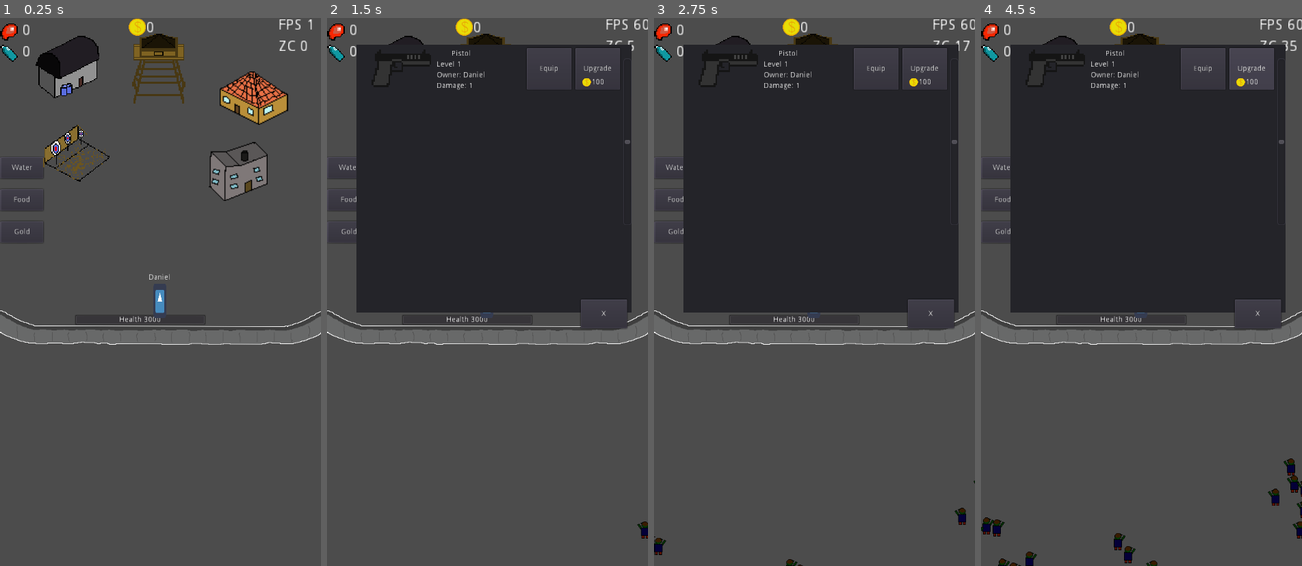
Above: before the commit, frames 1-4 (left to right).
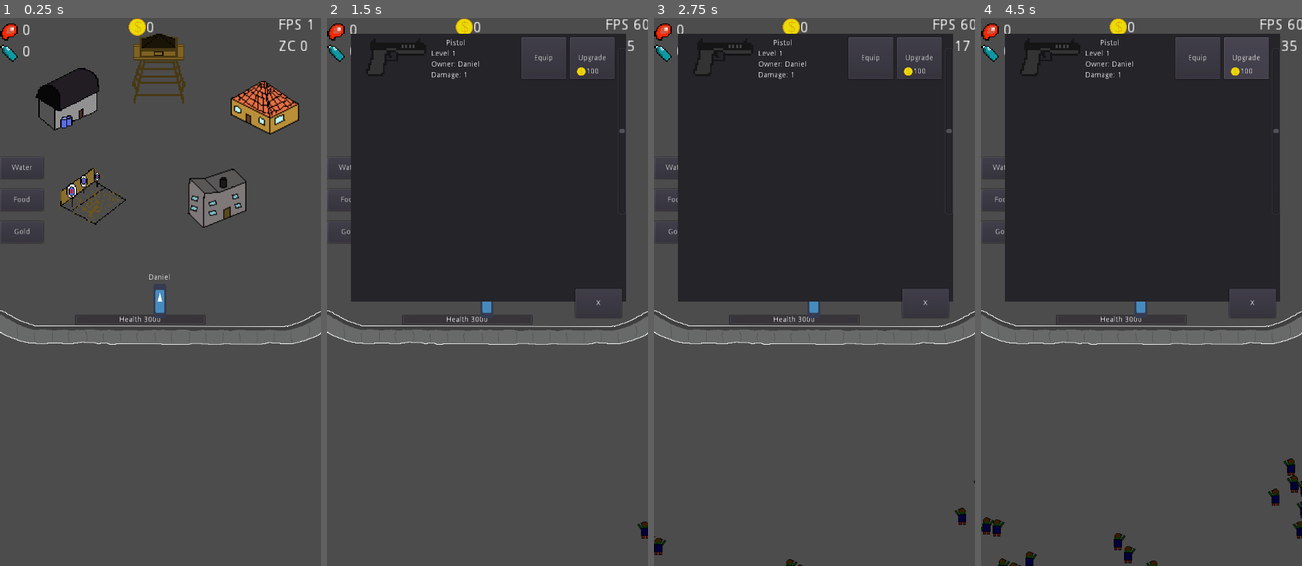
Above: after the commit, the same moments.

Repository: stranker/CLICKER_Z
Game: Godot game, scene res://Scene/MainScene.tscn
The game is run twice, just before and just after one commit, with the same random seed, the same clock (stepped at 60 frames per second) and the same inputs. The engine's default icon, where the game draws it, is replaced by a stand-in: a white triangle on a blue panel in a dark square.
Inputs (mouse positions are in pixels of both pictures, inside the frame that each line leads up to; where the layout moved, square brackets give the same spot in the first picture):
- Up to frame 1 (0.25 s): no input
- Up to frame 2 (1.5 s): click (590, 105) [580, 100] at 0.5 s; click (394, 100) [394, 67] at 1.25 s
- Up to frame 3 (2.75 s): click (872, 198) [891, 171] at 2 s
- Up to frame 4 (4.5 s): click (1074, 193) [1058, 155] at 2.75 s; click (1138, 67) at 3.5 s; click "Upgrade" at 4.25 s

The runs differ from the first frame. In frame 1, 6.9% of the frame differs, in the area x 11-94%, y 3-39%; in frame 2, 5.6%; in frame 3, 5.6%; in frame 4, 5.8%.

Commit message:
Add train survivor || FALTA INFO DE LOS MISMOS!

Diff:
--- a/Object/Buildings/Armory.tscn
+++ b/Object/Buildings/Armory.tscn
@@ -62,10 +62,10 @@
 anchor_top = 0.0
 anchor_right = 0.0
 anchor_bottom = 0.0
-margin_left = 400.0
-margin_top = 80.0
-margin_right = 464.0
-margin_bottom = 130.0
+margin_left = 431.0
+margin_top = 118.0
+margin_right = 495.0
+margin_bottom = 168.0
 rect_scale = Vector2( 2, 2 )
 rect_pivot_offset = Vector2( 0, 0 )
 focus_mode = 2
--- a/Object/Buildings/Buildings.tscn
+++ b/Object/Buildings/Buildings.tscn
@@ -25,7 +25,7 @@
 	pass"
 _sections_unfolded = [ "Resource" ]
 
-[node name="Buildings" type="CanvasLayer" index="0"]
+[node name="Buildings" type="CanvasLayer"]
 
 layer = 1
 offset = Vector2( 0, 0 )
@@ -36,23 +36,12 @@
 
 [node name="Armory" parent="." index="0" instance=ExtResource( 1 )]
 
-margin_left = 10.0
-margin_top = 20.0
-margin_right = -589.0
-margin_bottom = -1003.0
-rect_clip_content = false
-
 [node name="Deposit" parent="." index="1" instance=ExtResource( 2 )]
 
 margin_right = -590.0
 margin_bottom = -1014.0
 
 [node name="Houses" parent="." index="2" instance=ExtResource( 3 )]
-
-margin_left = 40.0
-margin_top = 70.0
-margin_right = -559.0
-margin_bottom = -953.0
 
 [node name="TrainingField" parent="." index="3" instance=ExtResource( 4 )]
 
--- a/Object/Buildings/Deposit.tscn
+++ b/Object/Buildings/Deposit.tscn
@@ -35,7 +35,6 @@
 margin_right = -599.0
 margin_bottom = -1023.0
 rect_pivot_offset = Vector2( 0, 0 )
-rect_clip_content = false
 mouse_filter = 0
 mouse_default_cursor_shape = 0
 size_flags_horizontal = 1
@@ -50,11 +49,10 @@
 anchor_right = 0.0
 anchor_bottom = 0.0
 margin_left = 50.0
-margin_top = 30.0
+margin_top = 90.0
 margin_right = 200.0
-margin_bottom = 150.0
+margin_bottom = 210.0
 rect_pivot_offset = Vector2( 0, 0 )
-rect_clip_content = false
 focus_mode = 2
 mouse_filter = 0
 mouse_default_cursor_shape = 0
--- a/Object/Buildings/Houses.tscn
+++ b/Object/Buildings/Houses.tscn
@@ -22,7 +22,7 @@
 	$HousePanel.hide()"
 _sections_unfolded = [ "Resource" ]
 
-[node name="Houses" type="Control" index="0"]
+[node name="Houses" type="Control"]
 
 anchor_left = 0.0
 anchor_top = 0.0
@@ -31,7 +31,6 @@
 margin_right = -599.0
 margin_bottom = -1023.0
 rect_pivot_offset = Vector2( 0, 0 )
-rect_clip_content = false
 mouse_filter = 0
 mouse_default_cursor_shape = 0
 size_flags_horizontal = 1
@@ -46,11 +45,10 @@
 anchor_right = 0.0
 anchor_bottom = 0.0
 margin_left = 350.0
-margin_top = 160.0
+margin_top = 280.0
 margin_right = 460.0
-margin_bottom = 274.0
+margin_bottom = 394.0
 rect_pivot_offset = Vector2( 0, 0 )
-rect_clip_content = false
 focus_mode = 2
 mouse_filter = 0
 mouse_default_cursor_shape = 0
--- a/Object/Buildings/TrainingField.tscn
+++ b/Object/Buildings/TrainingField.tscn
@@ -32,7 +32,6 @@
 margin_right = -599.0
 margin_bottom = -1023.0
 rect_pivot_offset = Vector2( 0, 0 )
-rect_clip_content = false
 mouse_filter = 0
 mouse_default_cursor_shape = 0
 size_flags_horizontal = 1
@@ -46,12 +45,11 @@
 anchor_top = 0.0
 anchor_right = 0.0
 anchor_bottom = 0.0
-margin_left = 80.0
-margin_top = 190.0
-margin_right = 204.0
-margin_bottom = 314.0
+margin_left = 110.0
+margin_top = 270.0
+margin_right = 234.0
+margin_bottom = 394.0
 rect_pivot_offset = Vector2( 0, 0 )
-rect_clip_content = false
 focus_mode = 2
 mouse_filter = 0
 mouse_default_cursor_shape = 0
--- a/Object/Characters/Survivor.gd
+++ b/Object/Characters/Survivor.gd
@@ -11,16 +11,15 @@
 var weapon_scene = preload("res://Object/Weapon.tscn")
 var weapon
 # SHOOTING TIME SURVIVORS
-var shoot_time = 4
+var shoot_time = 0
 # TRAINING VARIABLES
 # Player
 var player_income = 0
-var player_critic = 10
+var player_critic = 5
+# NPC
+var npc_critic = 3
 
 func _ready():
-	if survivor_type != TYPE_PLAYER:
-		$ShootTime.wait_time = shoot_time
-		$ShootTime.start()
 	pass
 
 func create_survivor(nam,inf,lvl):
@@ -34,6 +33,8 @@
 	add_child(weapon)
 	weapon.position = $WeaponPos.position
 	$Name.text = survivor_name
+	shoot_time = 4
+	$ShootTime.wait_time = shoot_time
 	pass
 
 func create_player(nam):
@@ -57,13 +58,16 @@
 		player_income += 1
 		Global.player_income = player_income
 		player_critic += 1
+	else:
+		npc_critic += 1
+		shoot_time -= 0.1
 	pass
 
 func get_critic():
 	if survivor_type == TYPE_PLAYER:
 		return player_critic
 	else:
-		return 0
+		return npc_critic
 	pass
 
 func set_weapon(weap):
--- a/Object/Characters/Survivor.tscn
+++ b/Object/Characters/Survivor.tscn
@@ -3,7 +3,7 @@
 [ext_resource path="res://Object/Characters/Survivor.gd" type="Script" id=1]
 [ext_resource path="res://icon.png" type="Texture" id=2]
 
-[node name="Survivor" type="Node2D"]
+[node name="Survivor" type="Node2D" index="0"]
 
 script = ExtResource( 1 )
 
@@ -35,7 +35,6 @@
 margin_right = 120.0
 margin_bottom = -36.0
 rect_pivot_offset = Vector2( 0, 0 )
-rect_clip_content = false
 mouse_filter = 2
 mouse_default_cursor_shape = 0
 size_flags_horizontal = 1
--- a/Scene/MainScene.tscn
+++ b/Scene/MainScene.tscn
@@ -167,14 +167,13 @@
 "
 _sections_unfolded = [ "Resource" ]
 
-[node name="MainScene" type="Control"]
+[node name="MainScene" type="Control" index="0"]
 
 anchor_left = 0.0
 anchor_top = 0.0
 anchor_right = 1.0
 anchor_bottom = 1.0
 rect_pivot_offset = Vector2( 0, 0 )
-rect_clip_content = false
 mouse_filter = 0
 mouse_default_cursor_shape = 0
 size_flags_horizontal = 1
@@ -201,7 +200,6 @@
 margin_bottom = 14.0
 rect_scale = Vector2( 2, 2 )
 rect_pivot_offset = Vector2( 0, 0 )
-rect_clip_content = false
 mouse_filter = 2
 mouse_default_cursor_shape = 0
 size_flags_horizontal = 1
@@ -223,7 +221,6 @@
 margin_bottom = 54.0
 rect_scale = Vector2( 2, 2 )
 rect_pivot_offset = Vector2( 0, 0 )
-rect_clip_content = false
 mouse_filter = 2
 mouse_default_cursor_shape = 0
 size_flags_horizontal = 1
@@ -246,7 +243,6 @@
 margin_bottom = 19.0
 rect_scale = Vector2( 2, 2 )
 rect_pivot_offset = Vector2( 0, 0 )
-rect_clip_content = false
 mouse_filter = 2
 mouse_default_cursor_shape = 0
 size_flags_horizontal = 1
@@ -269,7 +265,6 @@
 margin_bottom = 23.0
 rect_scale = Vector2( 0.5, 0.5 )
 rect_pivot_offset = Vector2( 0, 0 )
-rect_clip_content = false
 mouse_filter = 1
 mouse_default_cursor_shape = 0
 size_flags_horizontal = 1
@@ -291,7 +286,6 @@
 margin_bottom = 24.0
 rect_scale = Vector2( 2, 2 )
 rect_pivot_offset = Vector2( 0, 0 )
-rect_clip_content = false
 mouse_filter = 2
 mouse_default_cursor_shape = 0
 size_flags_horizontal = 1
@@ -312,7 +306,6 @@
 margin_right = -4.0
 margin_bottom = 9.0
 rect_pivot_offset = Vector2( 0, 0 )
-rect_clip_content = false
 mouse_filter = 1
 mouse_default_cursor_shape = 0
 size_flags_horizontal = 1
@@ -334,7 +327,6 @@
 margin_bottom = 64.0
 rect_scale = Vector2( 2, 2 )
 rect_pivot_offset = Vector2( 0, 0 )
-rect_clip_content = false
 mouse_filter = 2
 mouse_default_cursor_shape = 0
 size_flags_horizontal = 1
@@ -354,7 +346,6 @@
 margin_right = -4.0
 margin_bottom = 16.0
 rect_pivot_offset = Vector2( 0, 0 )
-rect_clip_content = false
 mouse_filter = 1
 mouse_default_cursor_shape = 0
 size_flags_horizontal = 1
@@ -375,7 +366,6 @@
 margin_bottom = 175.0
 rect_scale = Vector2( 2, 2 )
 rect_pivot_offset = Vector2( 0, 0 )
-rect_clip_content = false
 mouse_filter = 1
 mouse_default_cursor_shape = 0
 size_flags_horizontal = 1
@@ -394,7 +384,6 @@
 margin_right = 64.0
 margin_bottom = 64.0
 rect_pivot_offset = Vector2( 0, 0 )
-rect_clip_content = false
 mouse_filter = 1
 mouse_default_cursor_shape = 0
 size_flags_horizontal = 1
@@ -427,7 +416,6 @@
 margin_bottom = 36.0
 rect_scale = Vector2( 2, 2 )
 rect_pivot_offset = Vector2( 0, 0 )
-rect_clip_content = false
 mouse_filter = 1
 mouse_default_cursor_shape = 0
 size_flags_horizontal = 1
@@ -474,7 +462,6 @@
 margin_right = 300.0
 margin_bottom = 6.0
 rect_pivot_offset = Vector2( 0, 0 )
-rect_clip_content = false
 mouse_filter = 0
 mouse_default_cursor_shape = 0
 size_flags_horizontal = 1
@@ -582,7 +569,6 @@
 margin_right = 80.0
 margin_bottom = 360.0
 rect_pivot_offset = Vector2( 0, 0 )
-rect_clip_content = false
 focus_mode = 2
 mouse_filter = 0
 mouse_default_cursor_shape = 0
@@ -606,7 +592,6 @@
 margin_right = 80.0
 margin_bottom = 300.0
 rect_pivot_offset = Vector2( 0, 0 )
-rect_clip_content = false
 focus_mode = 2
 mouse_filter = 0
 mouse_default_cursor_shape = 0
@@ -630,7 +615,6 @@
 margin_right = 80.0
 margin_bottom = 420.0
 rect_pivot_offset = Vector2( 0, 0 )
-rect_clip_content = false
 focus_mode = 2
 mouse_filter = 0
 mouse_default_cursor_shape = 0
